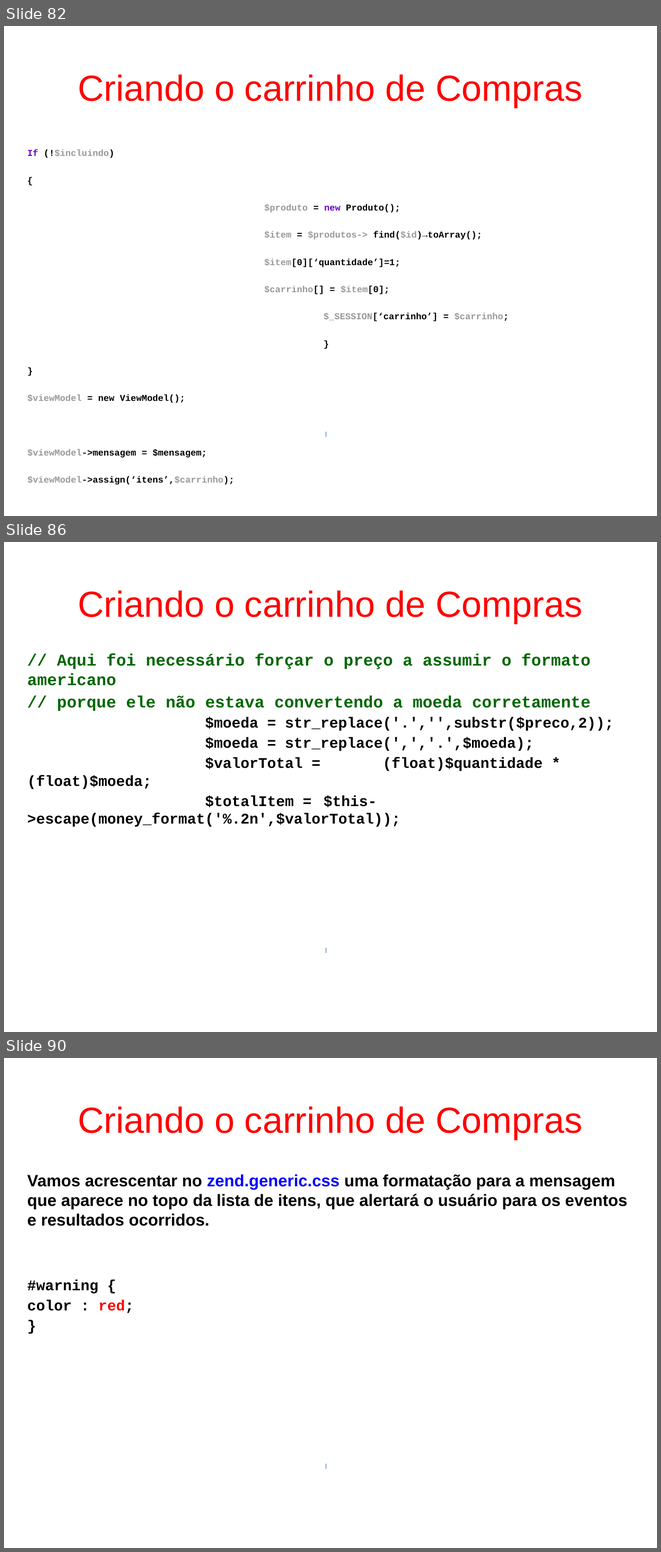
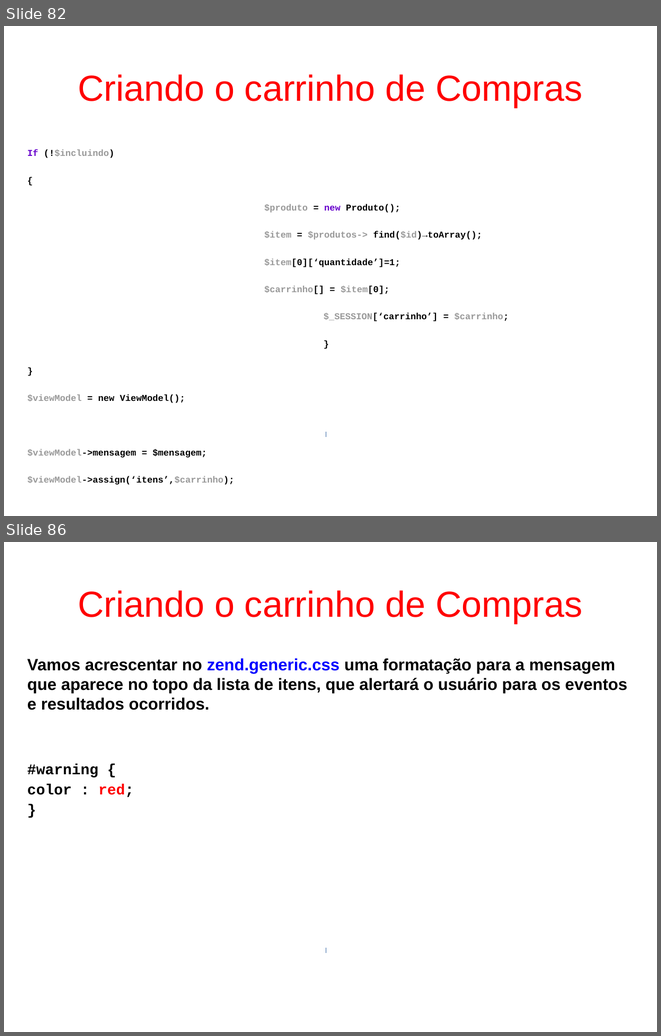
Before and after one commit to fgsl/lojasacme, a slide deck: docs/tutorial.odp. Shown one above the other, each under a label of ours: slides 82, 86 and 90 before the commit, slides 82 and 86 after it; the slides between them are not shown. The pictures are 661x1552 and 661x1036 pixels, drawn with LibreOffice and Linux fonts; fonts in the diff are those of the drawing. Boxes give left, top, right and bottom in pixels: in the first picture for what was removed or moved away, otherwise in the second. Text is boxed around its words. In the diff, an @@ line names an element or a change of style, - is before the commit and + after.

```diff
--- a/docs/tutorial.odp
+++ b/docs/tutorial.odp
@@ slide 86 removed at bbox=[4, 542, 657, 1032], background #FFFFFF @@
@@ title removed at bbox=[78, 590, 582, 623] @@
-Criando o carrinho de Compras
@@ text removed at bbox=[27, 654, 614, 827] @@
-// Aqui foi necessário forçar o preço a assumir o formato americano
-// porque ele não estava convertendo a moeda corretamente
-$moeda = str_replace('.','',substr($preco,2));
-$moeda = str_replace(',','.',$moeda);
-$valorTotal = (float)$quantidade * (float)$moeda;
-$totalItem = $this->escape(money_format('%.2n',$valorTotal));
@@ rectangle removed at bbox=[326, 948, 326, 953] @@
@@ what was slide 90 is now slide 86 @@
```
Also in this commit, not shown: 3 slides changed, 3 other slides removed, 3 other files.
